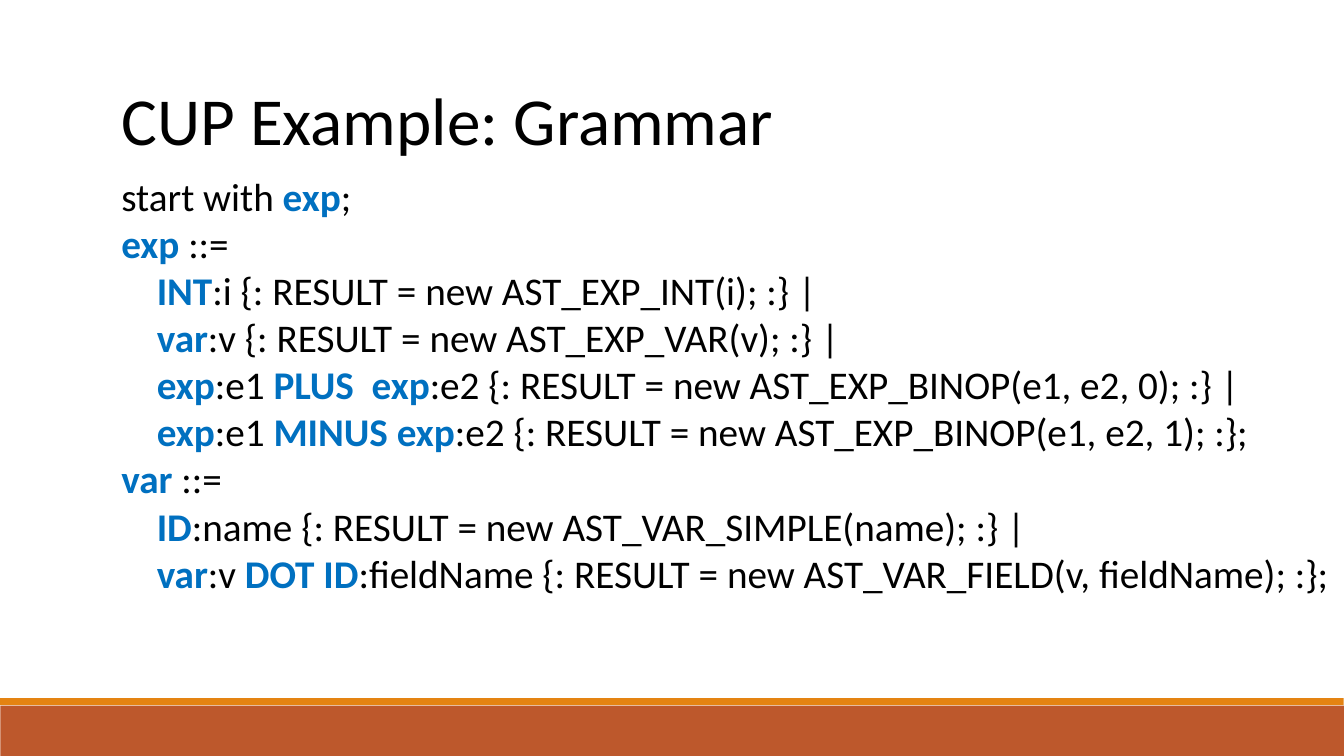
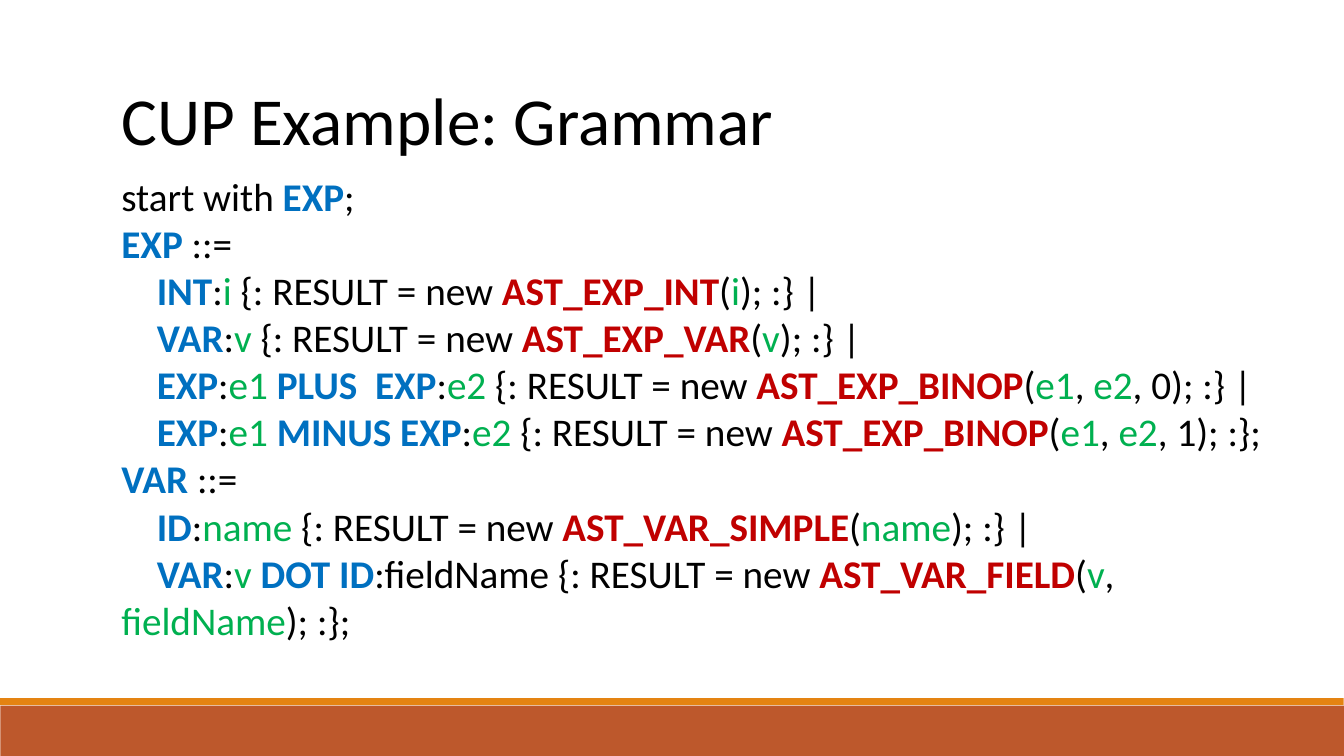
Before and after one commit to raghadzeidan/COMPILATION_TAU_FOR_STUDENTS, a slide deck: slide 81 of new_slides/bottom_up_parsing.pptx (slide 80 before the commit). Drawn at 1344x756 pixels with LibreOffice and Linux fonts; fonts in the diff are those of the drawing. Boxes give left, top, right and bottom in pixels: in the first picture for what was removed or moved away, otherwise in the second. Text is boxed around its words. In the diff, an @@ line names an element or a change of style, - is before the commit and + after.

```diff
--- a/new_slides/bottom_up_parsing.pptx
+++ b/new_slides/bottom_up_parsing.pptx
@@ text at [121, 183, 355, 258]: text changed @@
-start with exp;
-exp ::=
+start with EXP;
+EXP ::=
@@ text at [157, 276, 973, 547]: text colour #000000 to #00B050 in "INT:i AST_EXP_INT(i);", "ID:name AST_VAR_SIMPLE(name);"; text colour #000000 to #C00000, bold on in "AST_EXP_INT(i);", "AST_VAR_SIMPLE(name);" @@
@@ text at [121, 323, 1219, 493]: text changed @@
-var:v {: RESULT = new AST_EXP_VAR(v); :} |
-exp:e1 PLUS exp:e2 {: RESULT = new AST_EXP_BINOP(e1, e2, 0); :} |
-exp:e1 MINUS exp:e2 {: RESULT = new AST_EXP_BINOP(e1, e2, 1); :};
-var ::=
+VAR:v {: RESULT = new AST_EXP_VAR(v); :} |
+EXP:e1 PLUS EXP:e2 {: RESULT = new AST_EXP_BINOP(e1, e2, 0); :} |
+EXP:e1 MINUS EXP:e2 {: RESULT = new AST_EXP_BINOP(e1, e2, 1); :};
+VAR ::=
@@ text at [121, 559, 1114, 641]: text changed @@
-var:v DOT ID:fieldName {: RESULT = new AST_VAR_FIELD(v, fieldName); :};
+VAR:v DOT ID:fieldName {: RESULT = new AST_VAR_FIELD(v, fieldName); :};
```
Also in this commit, not shown: 4 slides added, 1 slide removed, 1 other file.
